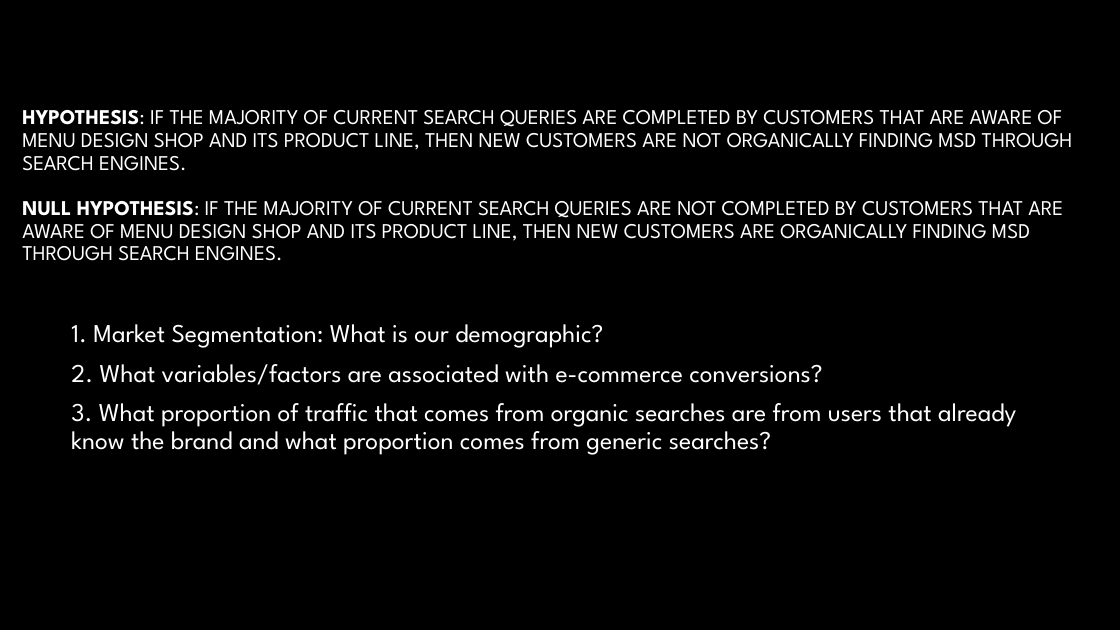
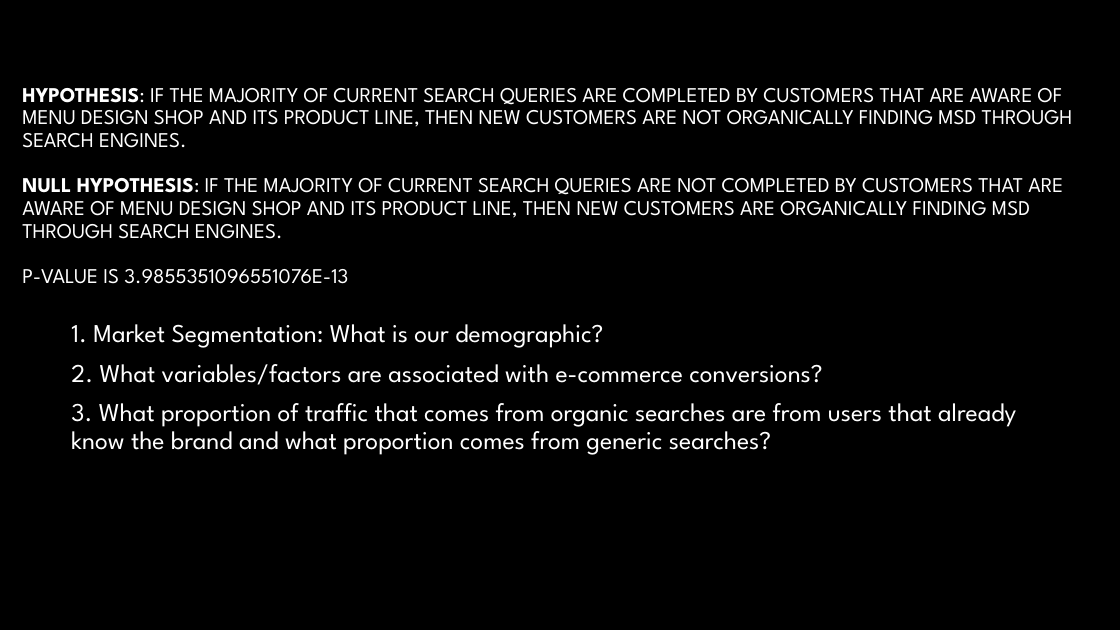
Before and after one commit to gseba/jaguars_project, a slide deck: slide 5 of Jaguars_Project_PPT.pptx. Drawn at 1120x630 pixels with LibreOffice and Linux fonts; fonts in the diff are those of the drawing; background and template pictures are left out. Boxes give left, top, right and bottom in pixels: in the first picture for what was removed or moved away, otherwise in the second. Text is boxed around its words. In the diff, an @@ line names an element or a change of style, - is before the commit and + after.

Commit message:
Updated

```diff
--- a/Jaguars_Project_PPT.pptx
+++ b/Jaguars_Project_PPT.pptx
@@ title at box(22, 88, 1073, 284): text changed @@
-HYPOTHESIS: IF THE MAJORITY OF CURRENT SEARCH QUERIES ARE COMPLETED BY CUSTOMERS THAT ARE AWARE OF MENU DESIGN SHOP AND ITS PRODUCT LINE, THEN NEW CUSTOMERS ARE NOT ORGANICALLY FINDING MSD THROUGH SEARCH ENGINES.
-NULL HYPOTHESIS: IF THE MAJORITY OF CURRENT SEARCH QUERIES ARE NOT COMPLETED BY CUSTOMERS THAT ARE AWARE OF MENU DESIGN SHOP AND ITS PRODUCT LINE, THEN NEW CUSTOMERS ARE ORGANICALLY FINDING MSD THROUGH SEARCH ENGINES.
+HYPOTHESIS: IF THE MAJORITY OF CURRENT SEARCH QUERIES ARE COMPLETED BY CUSTOMERS THAT ARE AWARE OF MENU DESIGN SHOP AND ITS PRODUCT LINE, THEN NEW CUSTOMERS ARE NOT ORGANICALLY FINDING MSD THROUGH SEARCH ENGINES.
+NULL HYPOTHESIS: IF THE MAJORITY OF CURRENT SEARCH QUERIES ARE NOT COMPLETED BY CUSTOMERS THAT ARE AWARE OF MENU DESIGN SHOP AND ITS PRODUCT LINE, THEN NEW CUSTOMERS ARE ORGANICALLY FINDING MSD THROUGH SEARCH ENGINES.
+P-VALUE IS 3.9855351096551076E-13
```
